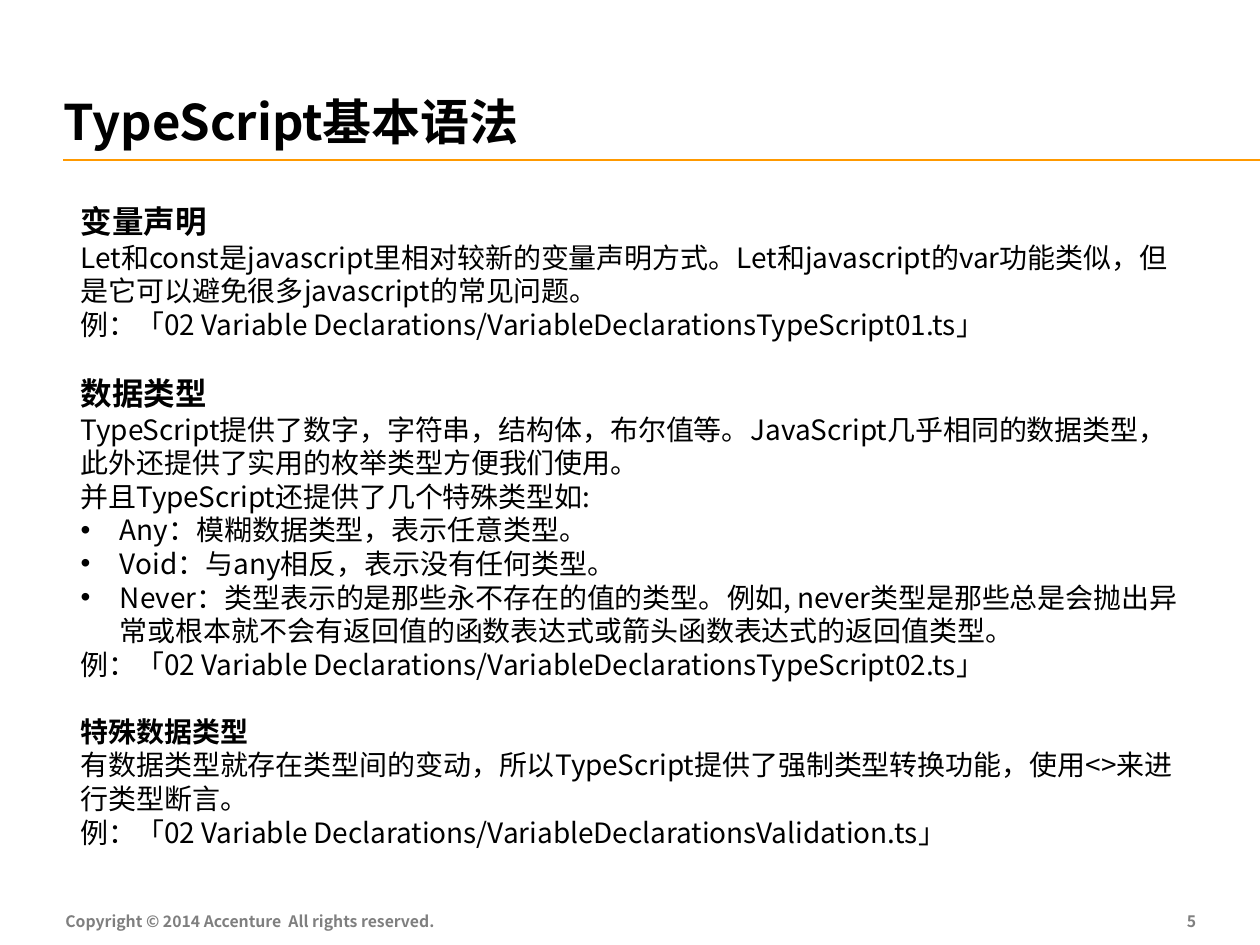
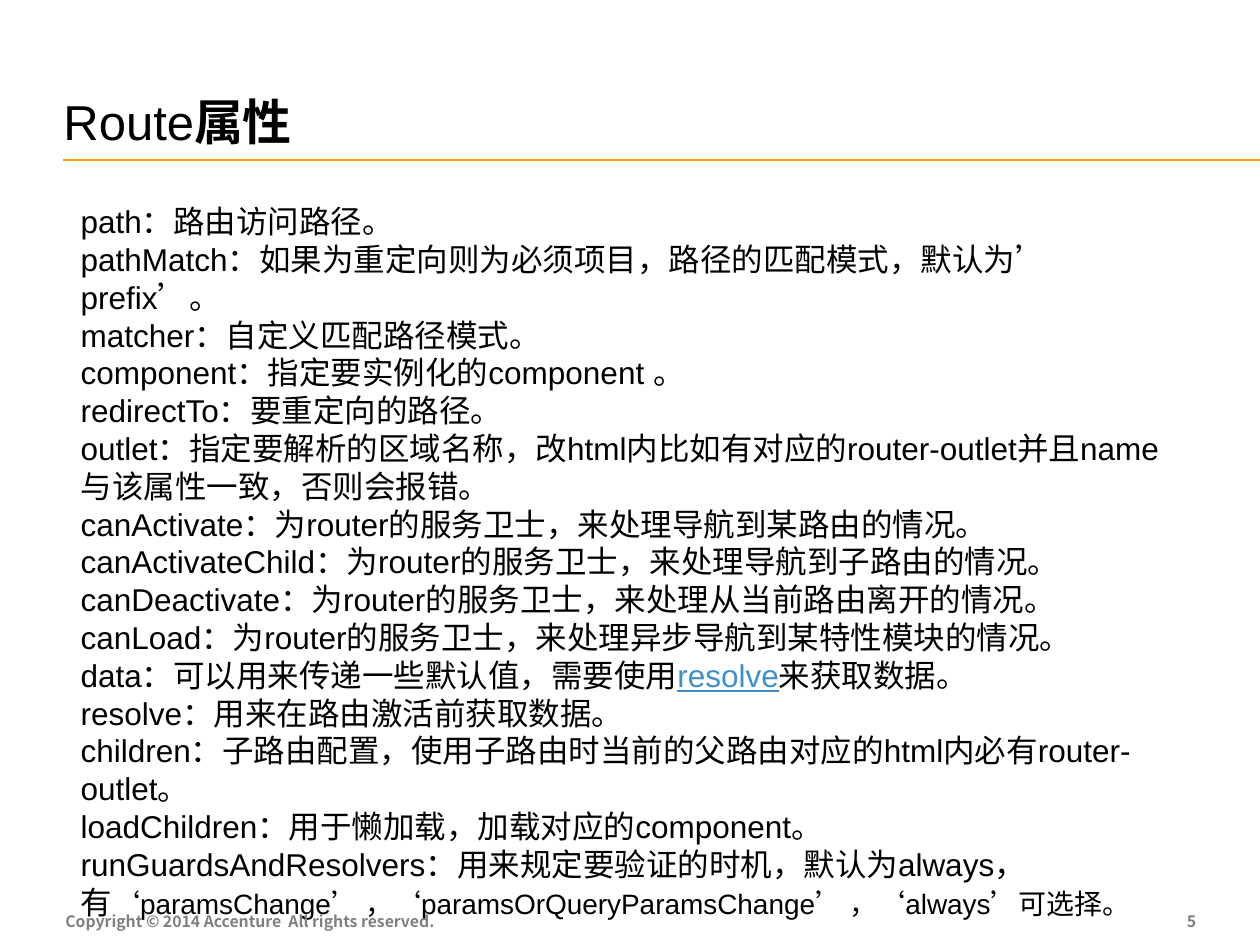
Before and after one commit to FS-Angular-Interest-Group/AngularTraining, a slide deck: slide 6 of PPT/04-Accenture-FS-Angular-Router.pptx. Drawn at 1260x945 pixels with LibreOffice and Linux fonts; fonts in the diff are those of the drawing. Boxes give left, top, right and bottom in pixels: in the first picture for what was removed or moved away, otherwise in the second. Text is boxed around its words. In the diff, an @@ line names an element or a change of style, - is before the commit and + after.

```diff
--- a/PPT/04-Accenture-FS-Angular-Router.pptx
+++ b/PPT/04-Accenture-FS-Angular-Router.pptx
@@ text at [63,101,291,145]: text changed; font Noto Sans CJK SC to Arial; bold off @@
-TypeScript基本语法
+Route属性
@@ text at [81,208,1159,923]: text changed; size 16 to 18 pt; font Noto Sans CJK SC to Arial @@
-变量声明
-Let和const是javascript里相对较新的变量声明方式。Let和javascript的var功能类似，但是它可以避免很多javascript的常见问题。
-例：「02 Variable Declarations/VariableDeclarationsTypeScript01.ts」
-数据类型
-TypeScript提供了数字，字符串，结构体，布尔值等。JavaScript几乎相同的数据类型，此外还提供了实用的枚举类型方便我们使用。
-并且TypeScript还提供了几个特殊类型如:
-• Any：模糊数据类型，表示任意类型。
-• Void：与any相反，表示没有任何类型。
-• Never：类型表示的是那些永不存在的值的类型。例如, never类型是那些总是会抛出异常或根本就不会有返回值的函数表达式或箭头函数表达式的返回值类型。
-例：「02 Variable Declarations/VariableDeclarationsTypeScript02.ts」
-特殊数据类型
-有数据类型就存在类型间的变动，所以TypeScript提供了强制类型转换功能，使用<>来进行类型断言。
-例：「02 Variable Declarations/VariableDeclarationsValidation.ts」
+path：路由访问路径。
+pathMatch：如果为重定向则为必须项目，路径的匹配模式，默认为’ prefix’。
+matcher：自定义匹配路径模式。
+component：指定要实例化的component 。
+redirectTo：要重定向的路径。
+outlet：指定要解析的区域名称，改html内比如有对应的router-outlet并且name与该属性一致，否则会报错。
+canActivate：为router的服务卫士，来处理导航到某路由的情况。
+canActivateChild：为router的服务卫士，来处理导航到子路由的情况。
+canDeactivate：为router的服务卫士，来处理从当前路由离开的情况。
+canLoad：为router的服务卫士，来处理异步导航到某特性模块的情况。
+data：可以用来传递一些默认值，需要使用resolve来获取数据。
+resolve：用来在路由激活前获取数据。
+children：子路由配置，使用子路由时当前的父路由对应的html内必有router-outlet。
+loadChildren：用于懒加载，加载对应的component。
+runGuardsAndResolvers：用来规定要验证的时机，默认为always，有‘paramsChange’ ，‘paramsOrQueryParamsChange’ ，‘always’可选择。
```
Also in this commit, not shown: 5 other slides changed, 1 slide added, 7 slides removed, 2 other files.
